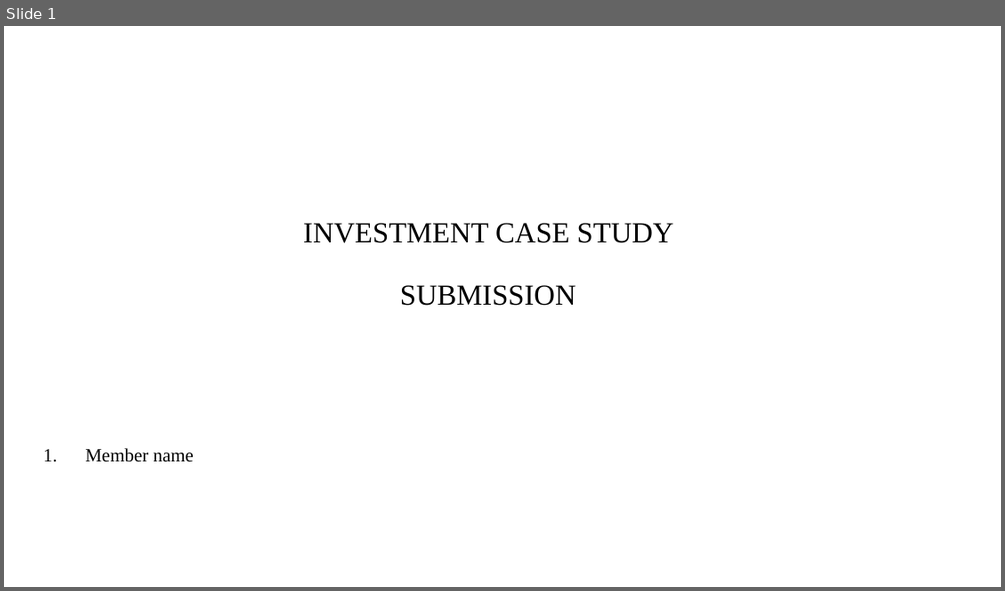
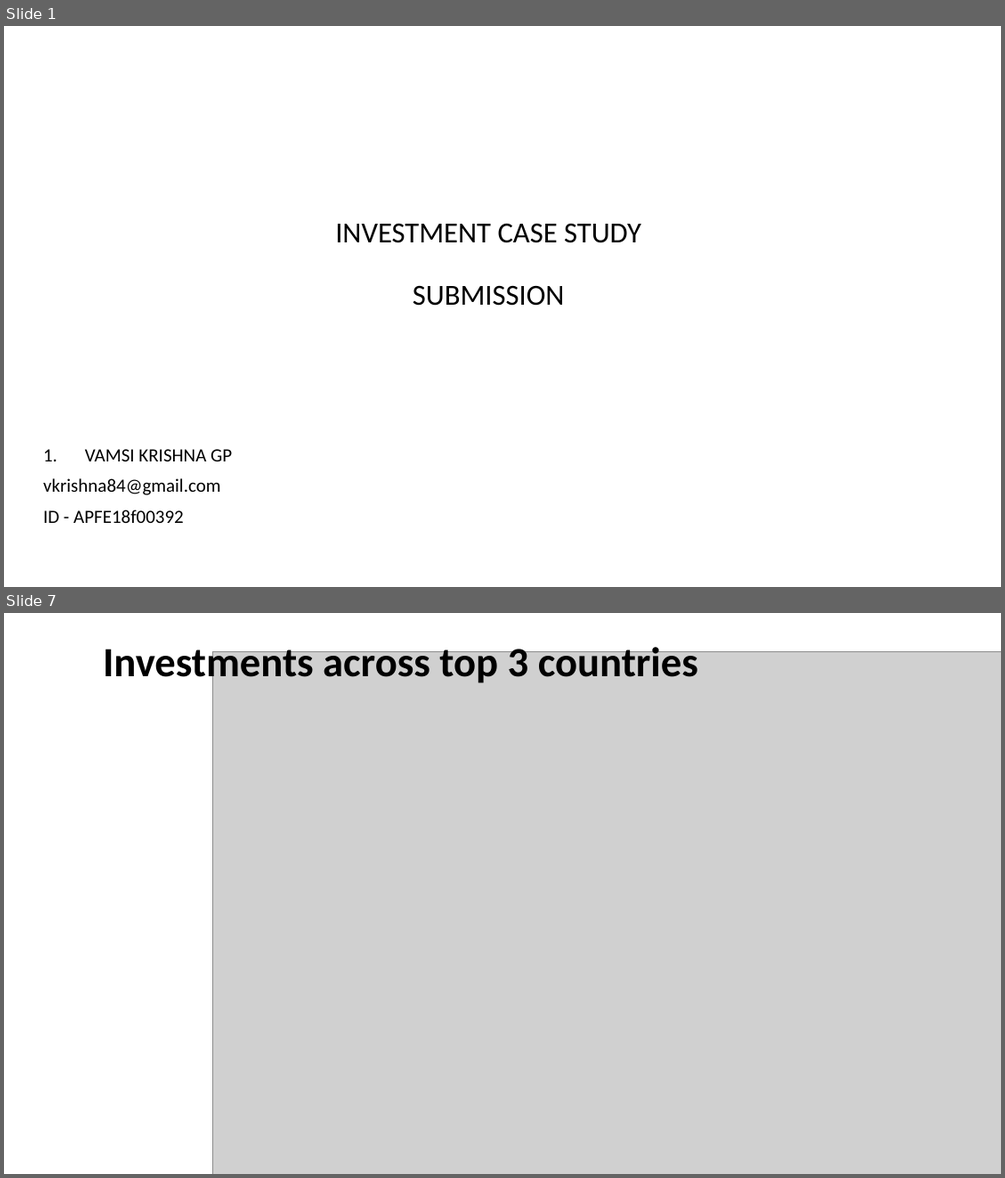
Before and after one commit to vamsigp/IIIT-B, a slide deck: 1. Statistics and Machine Learning/4. Investment Assignment/Spark+Funds+Final+Presentation.pptx. Shown one above the other, each under a label of ours: slide 1 before the commit, slides 1 and 7 after it; the slides between them are not shown. The pictures are 1005x591 and 1005x1178 pixels, drawn with LibreOffice and Linux fonts; fonts in the diff are those of the drawing; grey boxes stand for pictures; background and template pictures are left out. Boxes give left, top, right and bottom in pixels: in the first picture for what was removed or moved away, otherwise in the second. Text is boxed around its words. In the diff, an @@ line names an element or a change of style, - is before the commit and + after.

Commit message:
Investment assignment submission
Investment assignment submission

```diff
--- a/1. Statistics and Machine Learning/4. Investment Assignment/Spark+Funds+Final+Presentation.pptx
+++ b/1. Statistics and Machine Learning/4. Investment Assignment/Spark+Funds+Final+Presentation.pptx
@@ slide 7 added at <box>4,613,1001,1174</box>, background #FFFFFF @@
@@ title added at <box>103,641,698,687</box>, 40 pt, text #000000, bold @@
+Investments across top 3 countries
@@ picture added at <box>213,652,1001,1174</box> @@
@@ slide 1 changed as well @@
@@ title "INVESTMENT CASE STUDY SUBMISSION" at <box>335,223,641,305</box>: font Times New Roman to Calibri @@
@@ subtitle at <box>43,449,232,523</box>: text changed; font Times New Roman to Calibri @@
-1. Member name
+1. VAMSI KRISHNA GP
+vkrishna84@gmail.com
+ID - APFE18f00392
```
Also in this commit, not shown: 7 other slides added, 9 slides removed, 11 other files.
